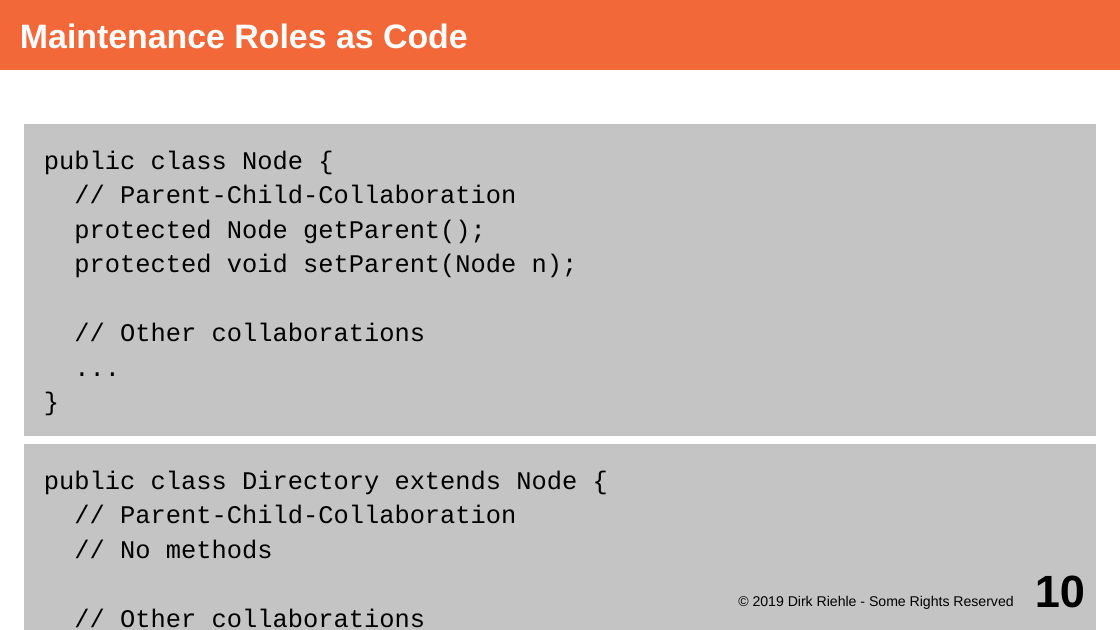
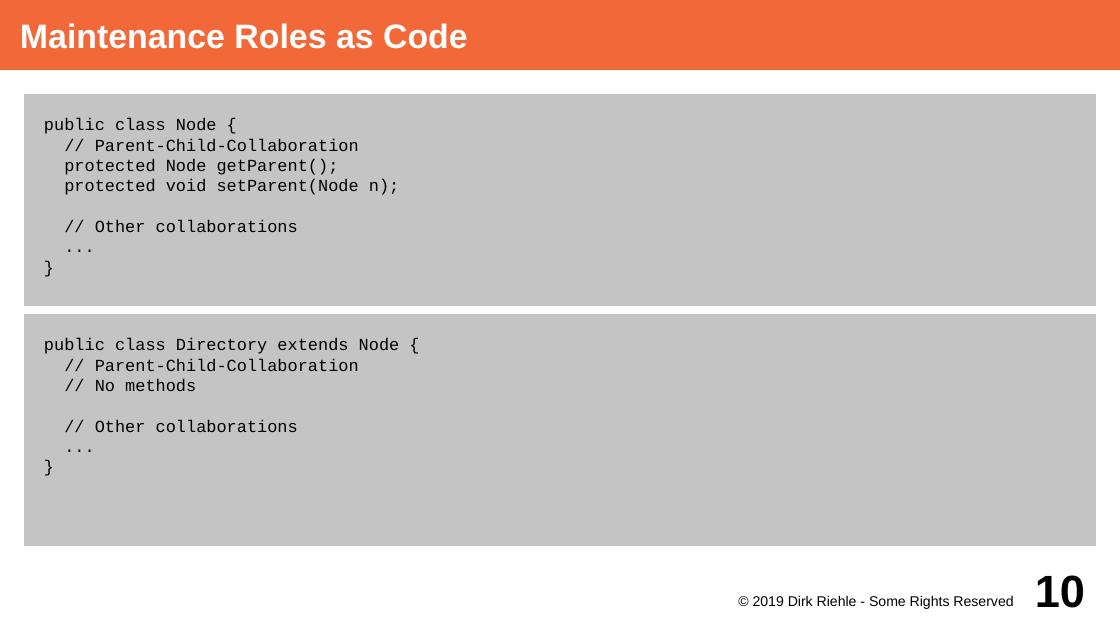
Before and after one commit to dirkriehle/adap-course, a slide deck: slide 10 of Lecture Slides/ADAP C11 - Collaboration-Based Design.odp. Drawn at 1120x630 pixels with LibreOffice and Linux fonts; fonts in the diff are those of the drawing. Boxes give left, top, right and bottom in pixels: in the first picture for what was removed or moved away, otherwise in the second. Text is boxed around its words. In the diff, an @@ line names an element or a change of style, - is before the commit and + after.

Commit message:
Finished first round of adjusting slides to new 16x9 format

```diff
--- a/Lecture Slides/ADAP C11 - Collaboration-Based Design.odp
+++ b/Lecture Slides/ADAP C11 - Collaboration-Based Design.odp
@@ text "public class Node {": place and size @@
-text "public class Node {" at (20, 120, 1101, 440)
+text "public class Node {" at (20, 90, 1101, 311)
@@ text "public class Node {" at (20, 90, 1101, 311): size 18 to 12 pt; less space between paragraphs @@
@@ text "public class Directory extends Node ..." at (20, 310, 1101, 550): size 18 to 12 pt; less space between paragraphs @@
@@ text "public class Directory extends Node ...": place and size @@
-text "public class Directory extends Node ..." at (20, 440, 1101, 630)
+text "public class Directory extends Node ..." at (20, 310, 1101, 550)
```
Also in this commit, not shown: 23 other slides changed, 38 other files.
